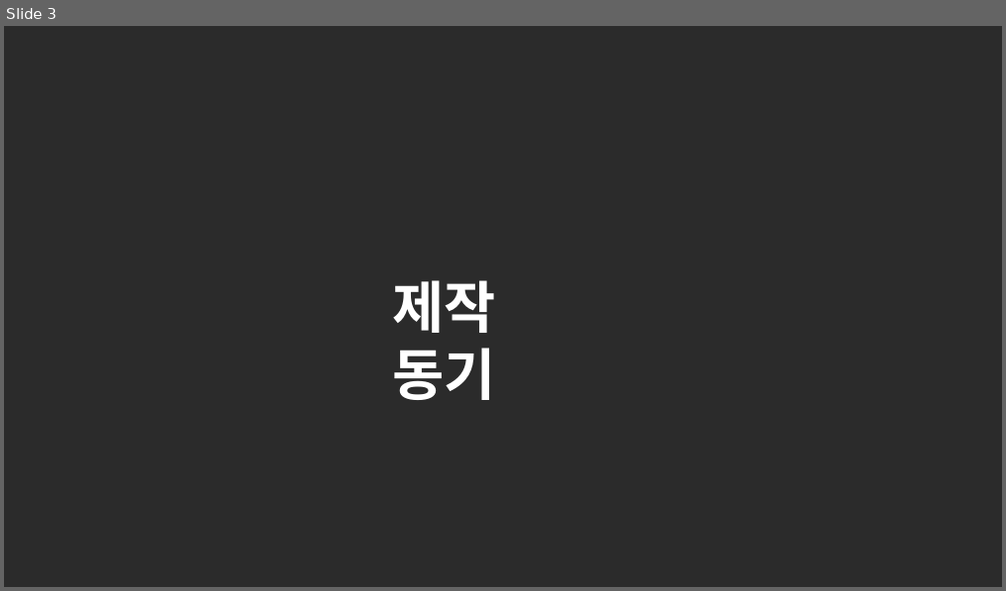
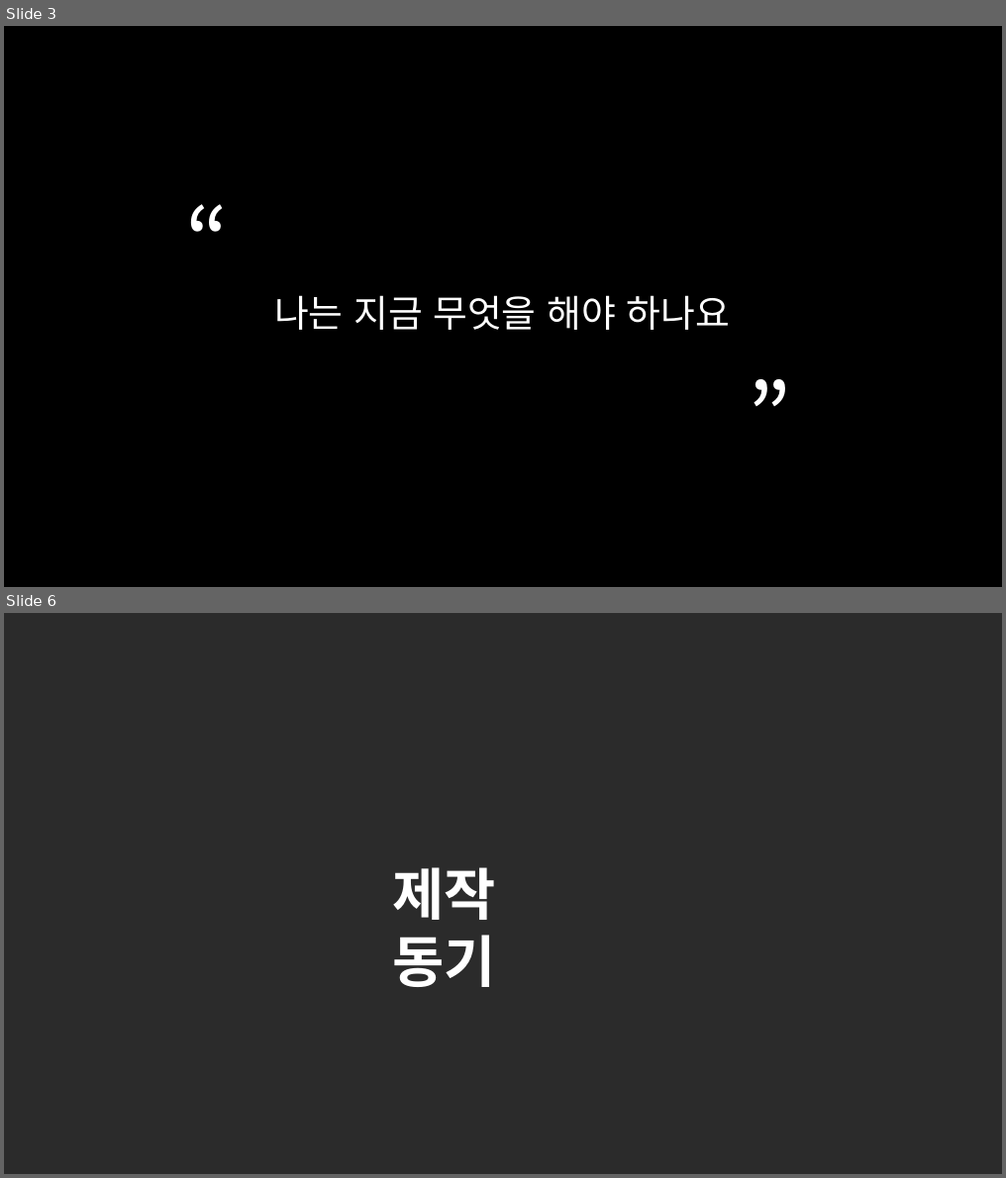
Before and after one commit to SunrinParty2018/Document, a slide deck: 3학년1반3조ppt.pptx. Shown one above the other, each under a label of ours: slide 3 before the commit, slides 3 and 6 after it; the slides between them are not shown. The pictures are 1006x591 and 1006x1178 pixels, drawn with LibreOffice and Linux fonts; fonts in the diff are those of the drawing; background and template pictures are left out; a plain dark background stands for a picture behind light text. Boxes give left, top, right and bottom in pixels: in the first picture for what was removed or moved away, otherwise in the second. Text is boxed around its words. In the diff, an @@ line names an element or a change of style, - is before the commit and + after.

```diff
--- a/3학년1반3조ppt.pptx
+++ b/3학년1반3조ppt.pptx
@@ slide 3 added at bbox=[4, 26, 1002, 587], background #000000 @@
@@ text added at bbox=[178, 181, 300, 282], 88 pt, text #FFFFFF @@
+“
@@ text added at bbox=[274, 295, 729, 330], 36 pt, text #FFFFFF @@
+나는 지금 무엇을 해야 하나요
@@ text added at bbox=[742, 356, 849, 474], 88 pt, text #FFFFFF @@
+”
@@ what was slide 3 is now slide 6 @@
```
Also in this commit, not shown: 5 slides changed, 2 other slides added.
